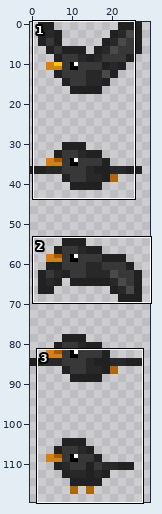
Sprite sheet -- NPCs/Critters/Blackbird.png. The first picture is a wide view before the edit; the outline marks the close-up.
Close-up. Before the edit:
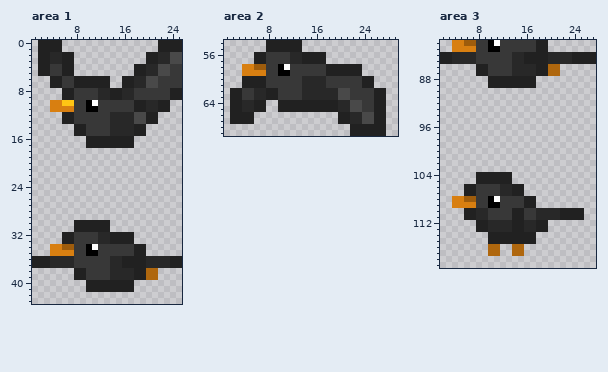
The file is 30x120 pixels. Pixels under 10% opacity are left out. Colours within 5 levels of each other are drawn and written as one. Shown: area 1: x 1..25, y 0..43; area 2: x 1..29, y 54..69; area 3: x 2..27, y 82..119.
After the commit:
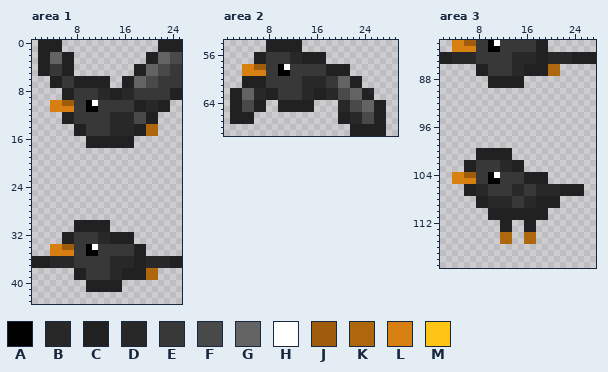
Palette (. is transparent): A #000000  B #212121f4  C #212121  D #282828  E #383838  F #494949  G #636363  H #ffffff  J #9e5c0c  K #af670e  L #d87f11  M #ffc514
The edit:
Changed rows in their new state; - is an unchanged pixel.
Area 1:
first column x 4:
 2 GG----------------GG
 3 GG----------------GG
 4 ----------------GG--
 5 ----------------GG--
 6 --------------GG----
 7 --------------GG----
10 --JJ----------------
first column x 20:
14 KK
15 KK
first column x 16:
36 DD
37 DD
38 CC
39 CC
40 ..
41 ..
Area 2:
first column x 4:
58 ------------------..----
59 ------------------..----
60 ----------------GGCC..--
61 ----------------GGCC..--
62 GG----------CC----GGCB..
63 GG----------CC----GGCC..
64 FF----------....----GG--
65 FF----------....----GG--
Area 3:
first column x 16:
 84 DD
 85 DD
 86 CC
 87 CC
 88 ..
 89 ..
first column x 4:
100 ----CCCCCC------------
101 ----CCCCCC------------
102 --CCEEEEDDCC----------
103 --CCEEEEDDCC----------
104 LLJJEEAHEEEECCCC------
105 LLLLEEAAEEEECCCC------
106 ----DD--EEDDEEDDDDCCCC
107 ----DD--EEDDEEDDDDCCCC
108 ....CCDDDD--DDCCCC----
109 ....CCDDDD--DDCCCC----
110 --....CCCC--CCCC......
111 --....CCCC--CCCC......
112 ----....CC..CC..------
113 ----....CC..CC..------
114 ------..KK..KK--------
115 ------..KK..KK--------
116 ------..--..----------
117 ------..--..----------
